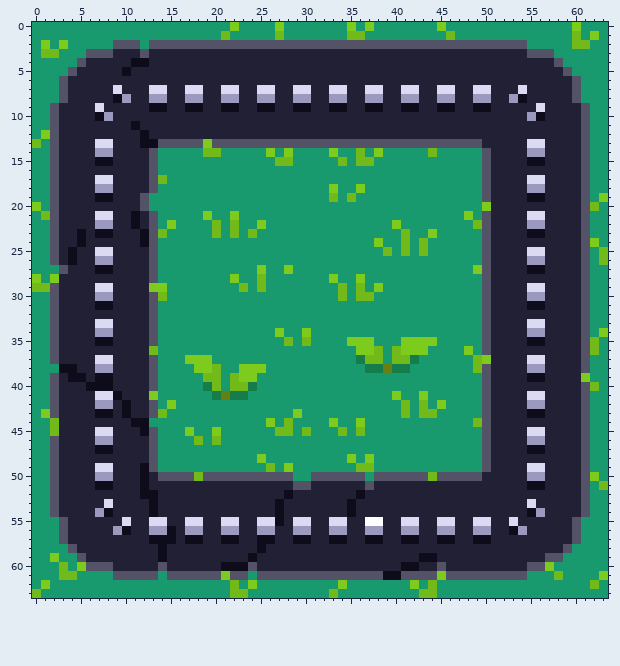
Edited in one commit: pixel-art file (Aseprite/tiles/Road.aseprite). Above: the version before the commit.
64x64 pixels, 1 frame.
Now the later version:
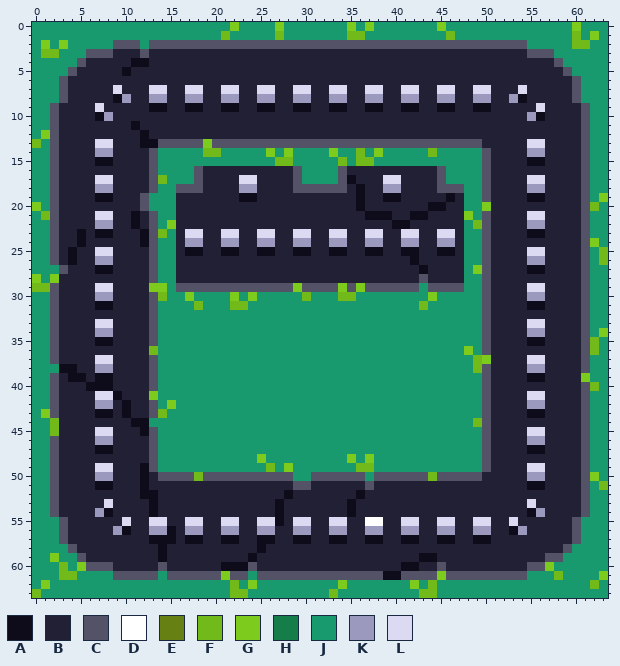
Palette (. is transparent): A #0e0c1a  B #222034  C #535266  D #ffffff  E #668013  F #71ba1a  G #7dcc1d  H #157d4a  J #18996e  K #9c99bf  L #dcdaf2
Message: Road top horizontal
Difference:
Layer "Layer 2":
y 16: x 18..29 JJJJJJJJJJJJ -> CBBBBBBBBBBC; x 34..45 JJJJJJJJJJJJ -> CBBBBBBBBBBC
y 17: x 18..29 JJJJJJJJJJJJ -> CBBBBLLBBBBC; x 34..45 JJJJJJJJJJJJ -> CABBBLLBBBBC
y 18: x 16..47 JJJJJJJJJJJJJJJJJGJJGJJJJJJJJJJJ -> CCCBBBBKKBBBBCCCCCCBABBKKBBBBCCC
y 19: x 16..47 JJJJJJJJJJJJJJJJJFJFJJJJJJJJJJJJ -> BBBBBBBAABBBBBBBBBBBABBAABBBBBAB
y 20: x 16..47 JJJJJJJJJJJJJJJJJJJJJJJJJJJJJJJJ -> BBBBBBBBBBBBBBBBBBBBABBBBBBBAABB
y 21: x 16..47 JJJGJJGJJJJJJJJJJJJJJJJJJJJJJJJJ -> BBBBBBBBBBBBBBBBBBBBBAAABBAABBBB
y 22: x 16..47 JJJJFJFJJGJJJJJJJJJJJJJJGJJJJJJJ -> BBBBBBBBBBBBBBBBBBBBBBBBAABBBBBB
y 23: x 16..47 JJJJFJFJFJJJJJJJJJJJJJJJJFJJGJJJ -> BLLBBLLBBLLBBLLBBLLBBLLBBLLBBLLB
y 24: x 16..47 JJJJJJJJJJJJJJJJJJJJJJGJJFJFJJJJ -> BKKBBKKBBKKBBKKBBKKBBKKBBKKBBKKB
y 25: x 16..47 JJJJJJJJJJJJJJJJJJJJJJJFJFJFJJJJ -> BAABBAABBAABBAABBAABBAABBAABBAAB
y 26: x 16..47 JJJJJJJJJJJJJJJJJJJJJJJJJJJJJJJJ -> BBBBBBBBBBBBBBBBBBBBBBBBBBABBBBB
y 27: x 16..47 JJJJJJJJJGJJGJJJJJJJJJJJJJJJJJJJ -> BBBBBBBBBBBBBBBBBBBBBBBBBBBABBBB
y 28: x 16..47 JJJJJJGJJFJJJJJJJGJJGJJJJJJJJJJJ -> BBBBBBBBBBBBBBBBBBBBBBBBBBBCBBBB
y 29: x 16..42 JJJJJJJFJFJJJJJJJJFJFJGJJJJ -> CCCCCCCCCCCCCGCCCCGCGCCCCCC; x 44..47 JJJJ -> CCCC
y 30: x 17 J -> G; x 22 J -> G; x 24 J -> G; x 30 J -> F; x 35..37 JFF -> FJJ; x 44 J -> G
y 31: x 18 J -> F; x 22..23 JJ -> FF; x 43 J -> F
y 34: x 27 G -> J; x 30 G -> J
y 35: x 28 F -> J; x 30 F -> J; x 35..37 GGG -> JJJ; x 41..44 GGGG -> JJJJ
y 36: x 36..38 GGF -> JJJ; x 40..43 FGGG -> JJJJ
y 37: x 17..19 GGG -> JJJ; x 36..38 HFF -> JJJ; x 40..42 FFH -> JJJ
y 38: x 18..20 GGF -> JJJ; x 23..25 GGG -> JJJ; x 37..41 HHEHH -> JJJJJ
y 39: x 19..20 FF -> JJ; x 22..24 FGG -> JJJ
y 40: x 19..20 HF -> JJ; x 22..24 FFH -> JJJ
y 41: x 20..23 HEHH -> JJJJ; x 40 G -> J; x 43 G -> J
y 42: x 41 F -> J; x 43 F -> J; x 45 G -> J
y 43: x 29 G -> J; x 41 F -> J; x 43..44 FF -> JJ
y 44: x 26 G -> J; x 28 F -> J; x 33 G -> J; x 36 G -> J
y 45: x 17 G -> J; x 20 G -> J; x 27..28 FF -> JJ; x 30 F -> J; x 34 F -> J; x 36 F -> J
y 46: x 18 F -> J; x 20 F -> J
